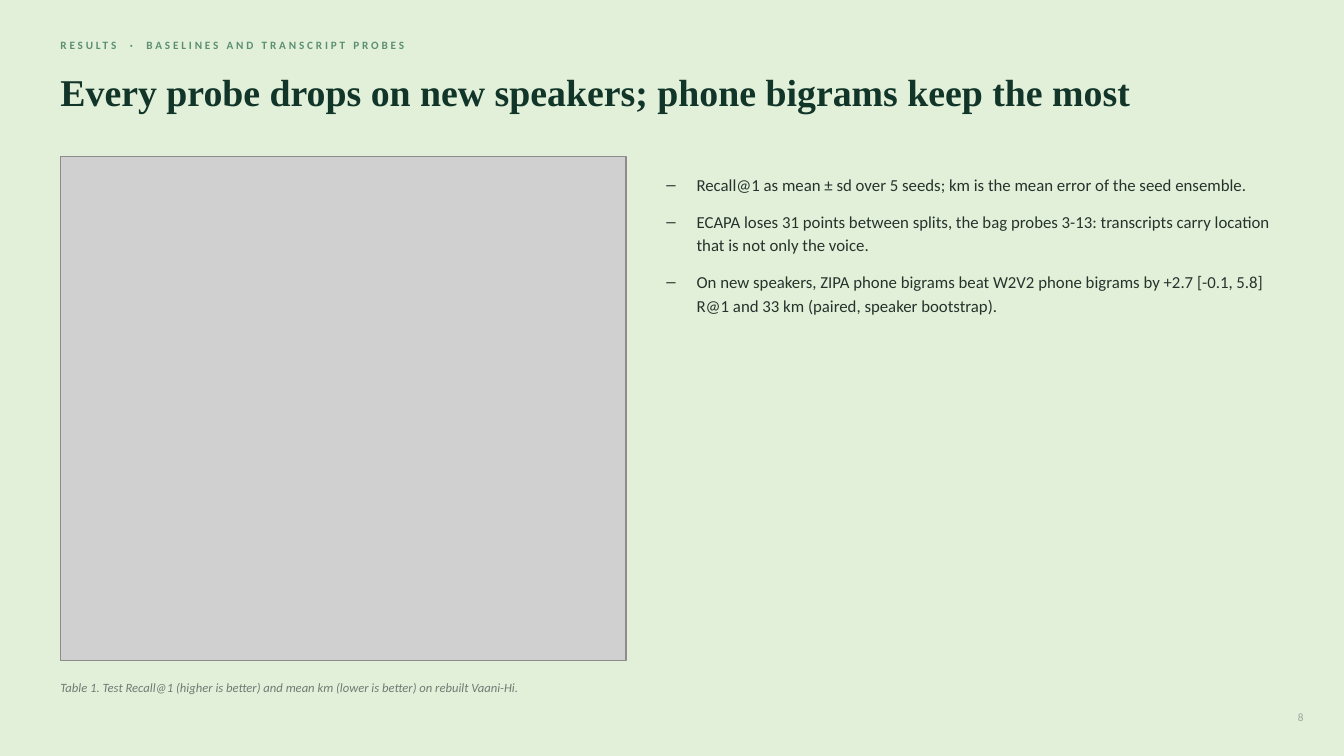
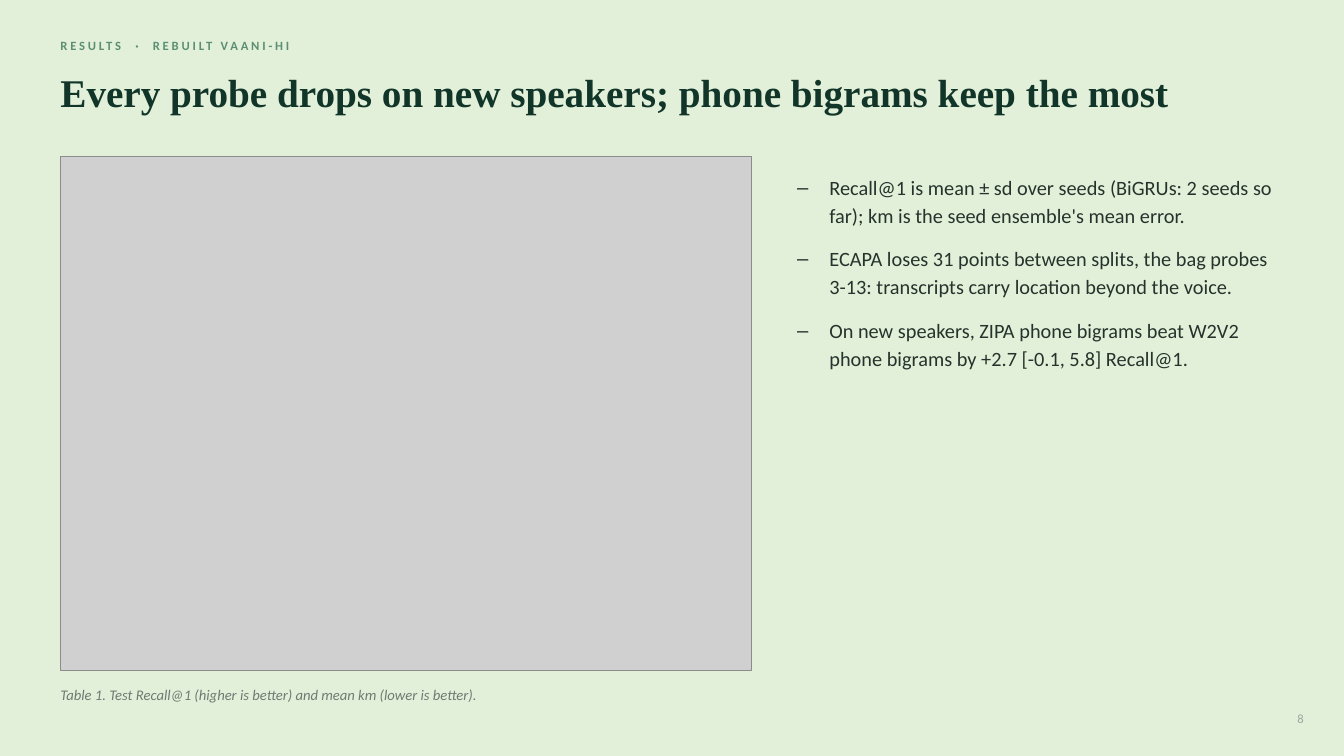
Before and after one commit to unignoramus11/sal-project, a slide deck: slide 8 of slides/mid/mid_evaluation.pptx. Drawn at 1344x756 pixels with LibreOffice and Linux fonts; fonts in the diff are those of the drawing; grey boxes stand for pictures. Boxes give left, top, right and bottom in pixels: in the first picture for what was removed or moved away, otherwise in the second. Text is boxed around its words. In the diff, an @@ line names an element or a change of style, - is before the commit and + after.

```diff
--- a/slides/mid/mid_evaluation.pptx
+++ b/slides/mid/mid_evaluation.pptx
@@ text at (146, 41, 404, 49): text changed; size 8 to 9 pt @@
-RESULTS · BASELINES AND TRANSCRIPT PROBES
+RESULTS · REBUILT VAANI-HI
@@ text "Every probe drops on new ..." at (60, 79, 1168, 115): size 27 to 28 pt @@
@@ picture: place and size @@
-picture at (60, 156, 626, 660)
+picture at (60, 156, 752, 670)
@@ text at (829, 180, 1272, 370): text changed; size 12 to 14.5 pt @@
-– Recall@1 as mean ± sd over 5 seeds; km is the mean error of the seed ensemble.
-– ECAPA loses 31 points between splits, the bag probes 3-13: transcripts carry location that is not only the voice.
-– On new speakers, ZIPA phone bigrams beat W2V2 phone bigrams by +2.7 [-0.1, 5.8] R@1 and 33 km (paired, speaker bootstrap).
+– Recall@1 is mean ± sd over seeds (BiGRUs: 2 seeds so far); km is the seed ensemble's mean error.
+– ECAPA loses 31 points between splits, the bag probes 3-13: transcripts carry location beyond the voice.
+– On new speakers, ZIPA phone bigrams beat W2V2 phone bigrams by +2.7 [-0.1, 5.8] Recall@1.
@@ text at (60, 689, 477, 703): text changed; size 9 to 10.5 pt @@
-Table 1. Test Recall@1 (higher is better) and mean km (lower is better) on rebuilt Vaani-Hi.
+Table 1. Test Recall@1 (higher is better) and mean km (lower is better).
@@ text "8" at (1297, 715, 1303, 723): size 8 to 9 pt @@
```
Also in this commit, not shown: 14 other slides changed, 6 slides added, 2 slides removed, 6 other files.
